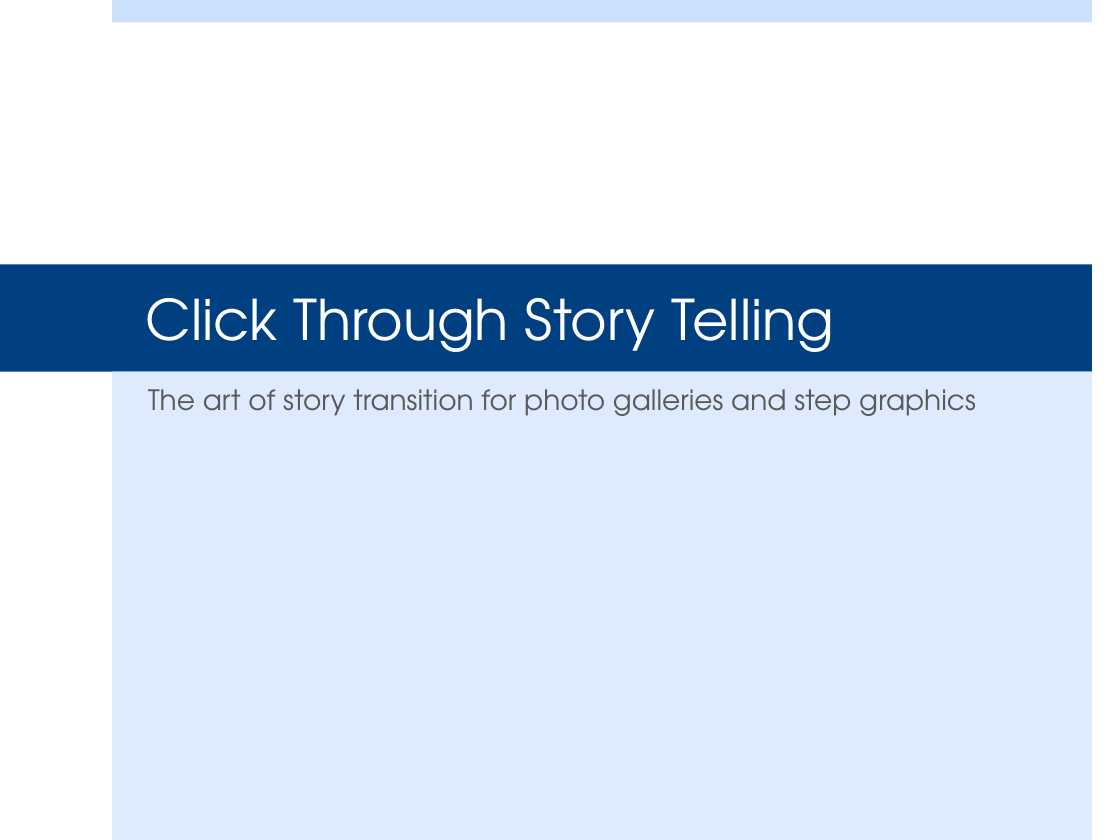
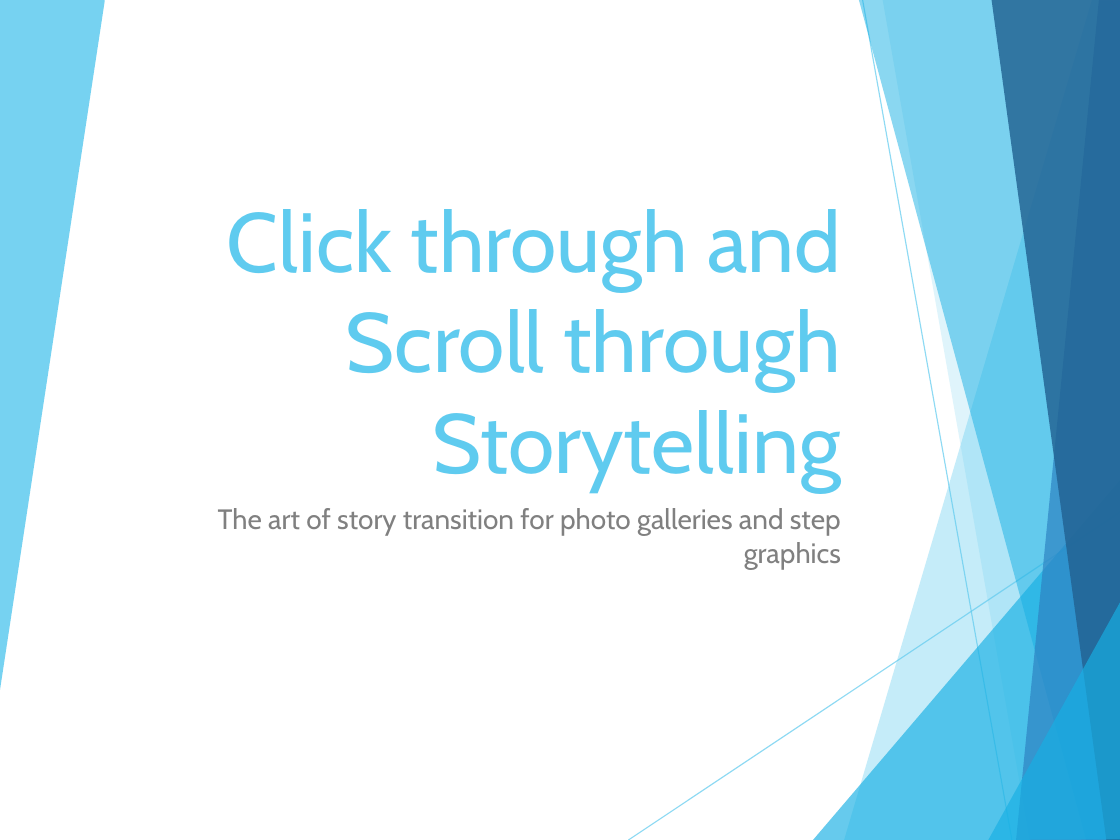
Before and after one commit to steven-king/mj487, a slide deck: slide 1 of Class08_sliders/EditingForClicks.pptx. Drawn at 1120x840 pixels with LibreOffice and Linux fonts; fonts in the diff are those of the drawing. Boxes give left, top, right and bottom in pixels: in the first picture for what was removed or moved away, otherwise in the second. Text is boxed around its words. In the diff, an @@ line names an element or a change of style, - is before the commit and + after.

```diff
--- a/Class08_sliders/EditingForClicks.pptx
+++ b/Class08_sliders/EditingForClicks.pptx
@@ group added at (0, 0, 1120, 840): 8 freeform shapes, 2 lines @@
@@ rectangle removed at (112, 0, 1092, 22) @@
@@ title "Click through and Scroll through ...": place and size @@
-title "Click through and Scroll through ..." at (0, 264, 1092, 372)
+title "Click through and Scroll through ..." at (227, 209, 841, 492)
@@ title "Click through and Scroll through ..." at (227, 209, 841, 492): vertical alignment middle to bottom; fill #004080 to none @@
@@ title at (227, 209, 841, 492): text changed; size 36 to 54 pt; font TeX Gyre Adventor to Cabin; text colour #FFFFFF to #5FCBEF @@
-Click Through Story Telling
+Click through and Scroll through Storytelling
@@ subtitle "The art of story transition ...": place and size @@
-subtitle "The art of story transition ..." at (112, 372, 1092, 840)
+subtitle "The art of story transition ..." at (218, 508, 841, 569)
@@ subtitle "The art of story transition ..." at (218, 508, 841, 569): font TeX Gyre Adventor to Cabin, text colour #595959 to #808080; alignment left to right; less space between paragraphs; fill #DEEAFD to none @@
@@ rectangle removed at (112, 818, 1092, 840) @@
```
Also in this commit, not shown: 19 other slides changed, 5 slides added, 5 slides removed, 2 other files.
